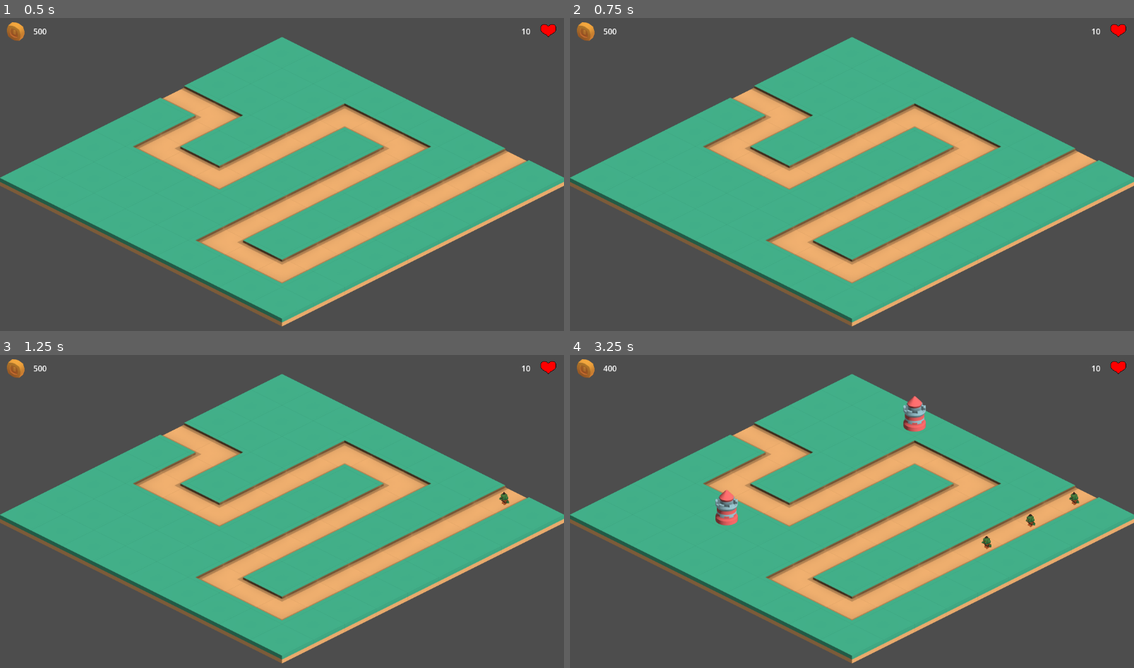
Above: before the commit, frames 1-4 (two rows, left to right).
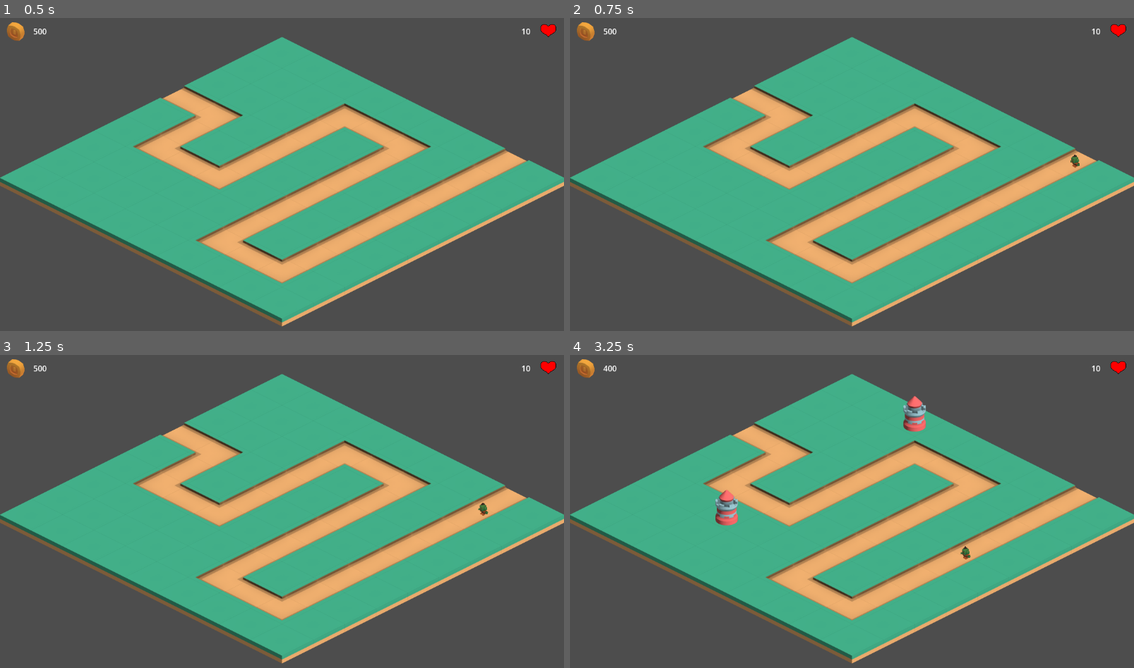
Above: after the commit, the same moments.

Repository: Robert-Riordan-UCD/GameDevJourney
Game: Godot game, scene res://Levels/Level1.tscn
Same seed, same stepped clock (60 frames per second), same inputs: the game is played once before the commit and once after it.
Inputs (mouse positions are in pixels of both pictures, inside the frame that each line leads up to):
- Up to frame 1 (0.5 s): no input
- Up to frame 2 (0.75 s): tap Enter at 0.5 s; move the mouse to (976, 158) at 0.52 s; press the mouse at (976, 158) at 0.53 s
- Up to frame 3 (1.25 s): no input
- Up to frame 4 (3.25 s): move the mouse to (739, 527) at 1.27 s; release the mouse at (739, 527) at 1.28 s; click (739, 527) at 1.35 s; move the mouse to (908, 442) at 2.02 s; press the mouse at (908, 442) at 2.03 s; move the mouse to (823, 574) at 2.77 s; release the mouse at (823, 574) at 2.78 s; click (823, 574) at 2.85 s

Frame 1 is identical in both runs. In frame 2, less than 0.1% of the frame differs, in the area x 88-91%, y 43-48%; in frame 3, 0.1%; in frame 4, 0.2%, in the area x 69-91%, y 43-66%.

Commit message:
Added a wave spawning system

Diff:
--- a/Isometric_Tower_Defense/Enemies/Spawner.gd
+++ b/Isometric_Tower_Defense/Enemies/Spawner.gd
@@ -4,8 +4,23 @@
 
 @export var path : Node2D
 
+@export_category("Waves")
+@export var wait_between_units : float = 0.5
+@export var wait_between_waves : float = 10
+@export var wave_units : Array = [
+	1, 3, 5, 7, 9
+]
+
+@onready var unit_timer = $UnitTimer
+@onready var wave_timer = $WaveTimer
+
 var orc_scene := preload("res://Enemies/Orc.tscn")
 var first_spawn := true
+
+func _ready() -> void:
+	unit_timer.wait_time = wait_between_units
+	wave_timer.wait_time = wait_between_waves
+	unit_timer.start()
 
 func spawn_orc() -> void:
 	var new_orc : Node2D = orc_scene.instantiate()
@@ -13,5 +28,16 @@
 	new_orc.path = path
 	emit_signal("enemy_spawned", new_orc, position)
 
-func _on_timer_timeout():
+func _on_unit_timer_timeout():
 	spawn_orc()
+	wave_units[0] -= 1
+	print("Spawning unit ", wave_units[0])
+	if wave_units[0] > 0:
+		unit_timer.start()
+	else:
+		wave_units.pop_front()
+		if len(wave_units) > 0:
+			wave_timer.start()
+
+func _on_wave_timer_timeout():
+	unit_timer.start()
--- a/Isometric_Tower_Defense/Levels/Level1.tscn
+++ b/Isometric_Tower_Defense/Levels/Level1.tscn
@@ -55,8 +55,11 @@
 script = ExtResource("6_7upbv")
 path = NodePath("../Path")
 
-[node name="Timer" type="Timer" parent="SpawnPoint"]
-autostart = true
+[node name="UnitTimer" type="Timer" parent="SpawnPoint"]
+one_shot = true
+
+[node name="WaveTimer" type="Timer" parent="SpawnPoint"]
+one_shot = true
 
 [node name="Lights" type="Node3D" parent="."]
 
@@ -73,4 +76,5 @@
 
 [connection signal="enemy_reached_end" from="Enemies" to="." method="_on_enemies_enemy_reached_end"]
 [connection signal="enemy_spawned" from="SpawnPoint" to="Enemies" method="_on_spawn_point_enemy_spawned"]
-[connection signal="timeout" from="SpawnPoint/Timer" to="SpawnPoint" method="_on_timer_timeout"]
+[connection signal="timeout" from="SpawnPoint/UnitTimer" to="SpawnPoint" method="_on_unit_timer_timeout"]
+[connection signal="timeout" from="SpawnPoint/WaveTimer" to="SpawnPoint" method="_on_wave_timer_timeout"]
